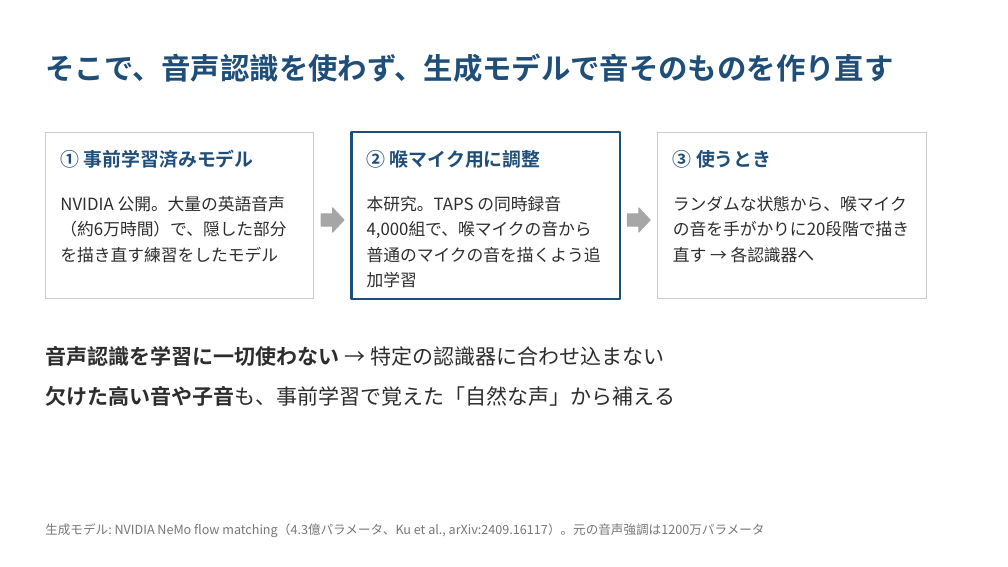
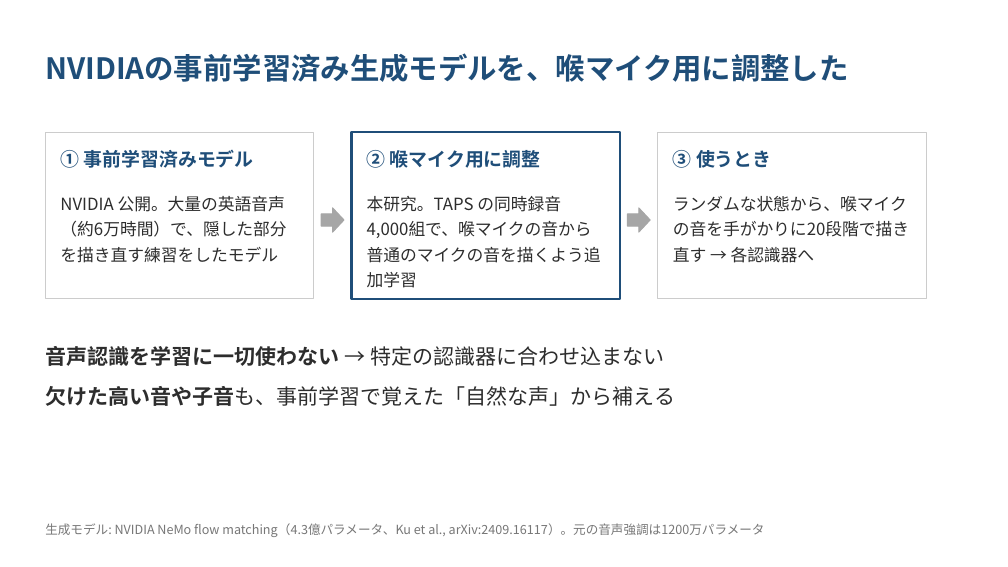
Before and after one commit to kasugayuji0716-art/bone-conduction-research, a slide deck: slide 6 of results/progress_slides_2026-10.pptx (slide 3 before the commit). Drawn at 1008x567 pixels with LibreOffice and Linux fonts; fonts in the diff are those of the drawing. Boxes give left, top, right and bottom in pixels: in the first picture for what was removed or moved away, otherwise in the second. Text is boxed around its words. In the diff, an @@ line names an element or a change of style, - is before the commit and + after.

```diff
--- a/results/progress_slides_2026-10.pptx
+++ b/results/progress_slides_2026-10.pptx
@@ text at bbox=[45, 53, 848, 82]: text changed @@
-そこで、音声認識を使わず、生成モデルで音そのものを作り直す
+NVIDIAの事前学習済み生成モデルを、喉マイク用に調整した
```
Also in this commit, not shown: 4 other slides changed, 3 slides added, 1 slide removed, 2 other files.
